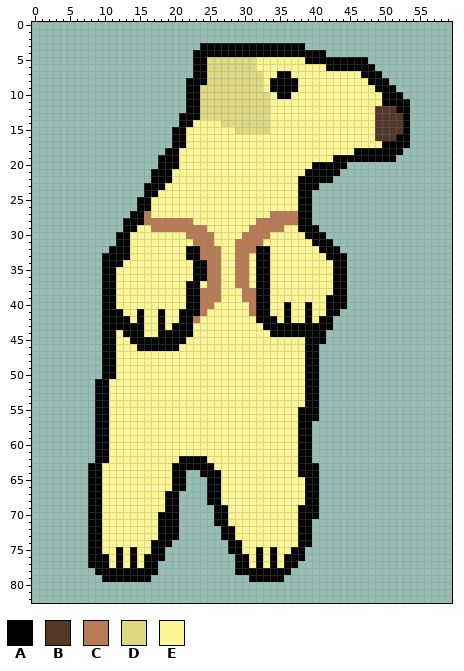
Sprite sheet -- Assets/Images/dog.png. That is the earlier state.
The file is 60x83 pixels.
Palette (. is transparent): A #000000  B #533828  C #b97a56  D #ded880  E #fbf593
After:
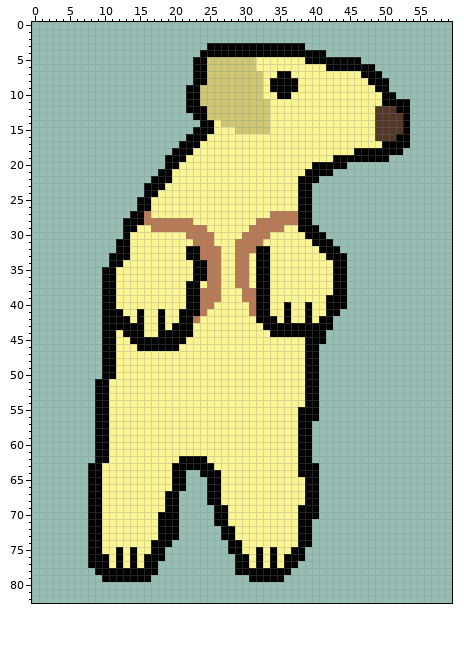
The exact change:
@@ palette @@
-D #ded880
+D #cec874
@@ x 15..54 @@
  2 ........................................
- 3 .........AAAAAAAAAAAAAAA................
- 4 ........AAAAAAAAAAAAAAAAAAA.............
- 5 ........AADDDDDDDEEEEEEEAAAAAAAAA.......
+ 3 ..........AAAAAAAAAAAAAA................
+ 4 .........AAAAAAAAAAAAAAAAAA.............
+ 5 ........AADDDDDDDEEEEEEEAAAAAAAA........
  6 ........AADDDDDDDEEEEEEEEEEAAAAAAA......
  7 ........AADDDDDDDDEEAAEEEEEEEEEEAAA.....
- 8 .......AAADDDDDDDDEAAAAEEEEEEEEEEAAA....
- 9 .......AADDDDDDDDDEAAAAEEEEEEEEEEEAAA...
-10 .......AADDDDDDDDDDEAAEEEEEEEEEEEEEAAA..
+ 8 ........AADDDDDDDDEAAAAEEEEEEEEEEAAA....
+ 9 .......AADDDDDDDDDEAAAAEEEEEEEEEEEAA....
+10 .......AADDDDDDDDDEEAAEEEEEEEEEEEEEAA...
 11 .......AADDDDDDDDDDEEEEEEEEEEEEEEEEAAAA.
-12 .......AADDDDDDDDDDEEEEEEEEEEEEEEEBBBAA.
-13 ......AAADDDDDDDDDDEEEEEEEEEEEEEEEBBBBA.
-14 ......AAEEEEDDDDDDDEEEEEEEEEEEEEEEBBBBA.
-15 .....AAEEEEEEEDDDDDEEEEEEEEEEEEEEEBBBBA.
-16 .....AAEEEEEEEEEEEEEEEEEEEEEEEEEEEBBBAA.
-17 .....AAEEEEEEEEEEEEEEEEEEEEEEEEEEEEAAAA.
-18 ....AAEEEEEEEEEEEEEEEEEEEEEEEEEAAAAAAA..
-19 ...AAAEEEEEEEEEEEEEEEEEEEEEEAAAAAAAAA...
-20 ...AAAEEEEEEEEEEEEEEEEEEEAAAAA..........
-21 ..AAAEEEEEEEEEEEEEEEEEEEAAAAA...........
-22 ..AAAEEEEEEEEEEEEEEEEEEAAAAA............
-23 .AAAEEEEEEEEEEEEEEEEEEEAAA..............
+12 .......AAADDDDDDDDDEEEEEEEEEEEEEEEBBBAA.
+13 ........AADDDDDDDDDEEEEEEEEEEEEEEEBBBBA.
+14 .........AAEDDDDDDDEEEEEEEEEEEEEEEBBBBA.
+15 ........AAAEEEDDDDDEEEEEEEEEEEEEEEBBBBA.
+16 .......AAAEEEEEEEEEEEEEEEEEEEEEEEEBBBAA.
+17 ......AAAEEEEEEEEEEEEEEEEEEEEEEEEEEAAAA.
+18 .....AAAEEEEEEEEEEEEEEEEEEEEEEEAAAAAAA..
+19 ....AAAEEEEEEEEEEEEEEEEEEEEEAAAAAAAA....
+20 ....AAEEEEEEEEEEEEEEEEEEEAAAAA..........
+21 ...AAEEEEEEEEEEEEEEEEEEEAAAA............
+22 ..AAAEEEEEEEEEEEEEEEEEEAAA..............
+23 .AAAEEEEEEEEEEEEEEEEEEEAA...............
 24 .AAEEEEEEEEEEEEEEEEEEEEAA...............
@@ x 8..14 @@
 29 .....AA
-30 ....AAE
+30 .....AE
 31 ....AAE
-32 ...AAAE
-33 ..AAAAE
-34 ..AAAEE
+32 ....AAE
+33 ...AAAE
+34 ...AAEE
 35 ..AAEEE
Changed places in both pictures, as pixel boxes (x1, y1, x2, y2):
changed: (151, 43, 270, 176)
erased: (361, 57, 368, 64)
erased: (389, 85, 403, 99)
erased: (389, 155, 396, 162)
erased: (312, 169, 340, 190)
erased: (102, 232, 123, 267)
